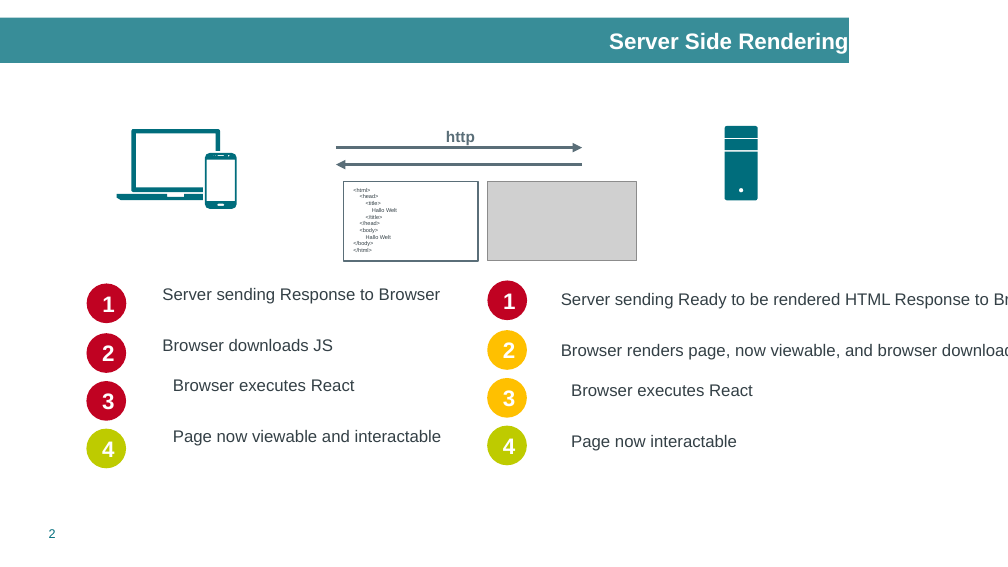
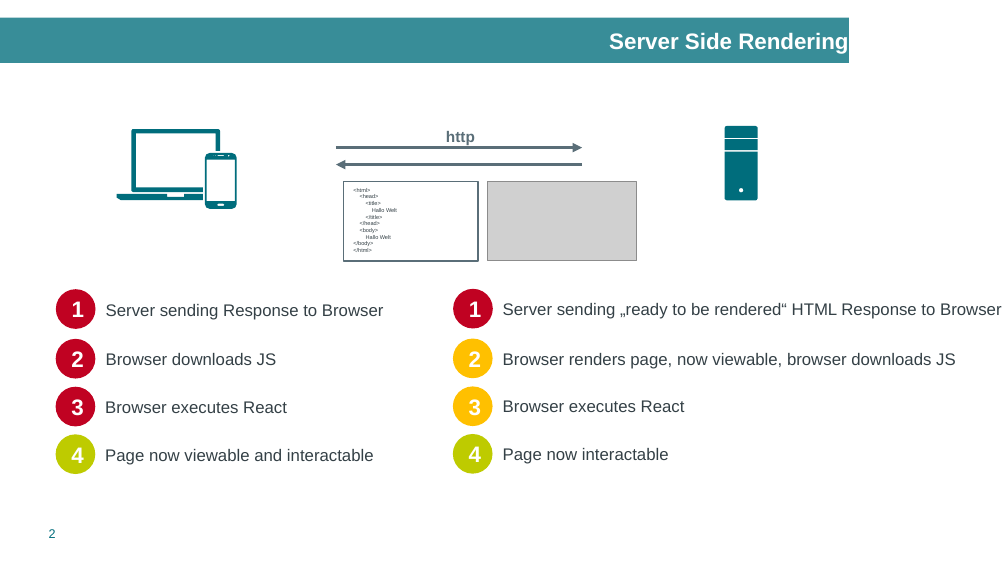
Before and after one commit to inform40/tutorial-nextjs, a slide deck: slide 2 of nextjs.pptx. Drawn at 1008x567 pixels with LibreOffice and Linux fonts; fonts in the diff are those of the drawing; grey boxes stand for pictures; background and template pictures are left out. Boxes give left, top, right and bottom in pixels: in the first picture for what was removed or moved away, otherwise in the second. Text is boxed around its words. In the diff, an @@ line names an element or a change of style, - is before the commit and + after.

```diff
--- a/nextjs.pptx
+++ b/nextjs.pptx
@@ text "Server sending Response to Browser": place and size @@
-text "Server sending Response to Browser" at [162, 288, 441, 304]
+text "Server sending Response to Browser" at [106, 304, 384, 320]
@@ text at [503, 303, 1002, 319]: text changed @@
-Server sending Ready to be rendered HTML Response to Browser
+Server sending „ready to be rendered“ HTML Response to Browser
@@ text "Browser downloads JS": place and size @@
-text "Browser downloads JS" at [162, 339, 333, 351]
+text "Browser downloads JS" at [106, 353, 277, 365]
@@ vertical alignment top to middle in 8 elements at [503, 303, 1002, 319], [106, 353, 277, 365], [106, 304, 384, 320], [503, 448, 669, 464], [503, 400, 685, 412], [105, 449, 374, 465], [105, 401, 287, 413], [503, 353, 956, 369] @@
@@ text at [503, 353, 956, 369]: text changed @@
-Browser renders page, now viewable, and browser downloads JS
+Browser renders page, now viewable, browser downloads JS
@@ 4 ellipses: place and size @@
-4 ellipses at [87, 283, 126, 468]
+4 ellipses at [55, 289, 95, 474]
@@ text "Browser executes React": place and size @@
-text "Browser executes React" at [173, 379, 355, 391]
+text "Browser executes React" at [105, 401, 287, 413]
@@ text "Browser executes React": place and size @@
-text "Browser executes React" at [571, 384, 753, 396]
+text "Browser executes React" at [503, 400, 685, 412]
@@ text "Page now viewable and interactable": place and size @@
-text "Page now viewable and interactable" at [173, 430, 442, 446]
+text "Page now viewable and interactable" at [105, 449, 374, 465]
@@ 4 ellipses: place and size @@
-4 ellipses at [487, 280, 527, 465]
+4 ellipses at [453, 289, 493, 474]
@@ text "Page now interactable": place and size @@
-text "Page now interactable" at [571, 435, 737, 451]
+text "Page now interactable" at [503, 448, 669, 464]
```
Also in this commit, not shown: 2 other slides changed, 1 slide removed.
